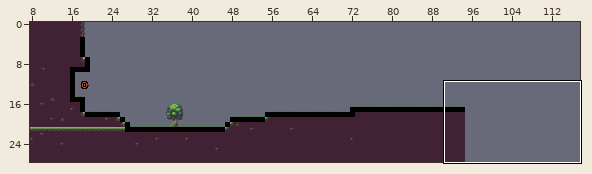
One commit to this LDtk project: map/map.ldtk. Above, an overview of the earlier version with the close-up marked.
Close-up. Before:
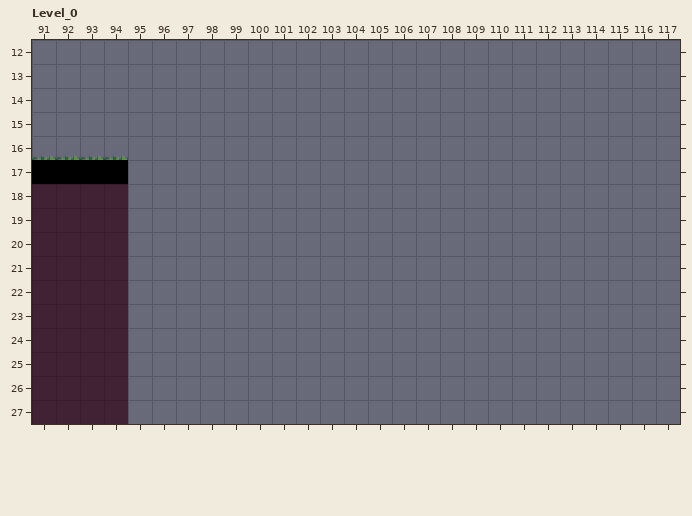
Cells are 16x16 px. Shown: Level_0 x 91..117, y 12..27. The commit also changed other parts of the map, which this record leaves out.
The same view after the edit:
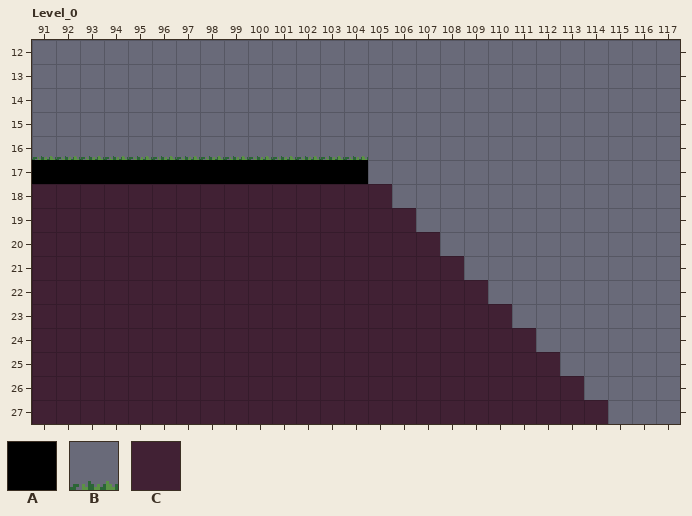
Key: from "Grid_set": A 1; from "Map": B 3, C 132.
_ is an empty cell.
What changed:
Layer "Tiles":
The edit adds tile B in row 16 at x 95 to 104.
The edit adds tile C in row 18 at x 95 to 105; in row 19 at x 95 to 106; in row 20 at x 95 to 107; in row 21 at x 95 to 108; in row 22 at x 95 to 109; in row 23 at x 95 to 110.
The edit adds tile C in row 24 at x 95 to 111; in row 25 at x 95 to 112; in row 26 at x 95 to 113; in row 27 at x 95 to 114.
Layer "Grid_set":
The edit adds tile A in row 17 at x 95 to 104.
Boxes around the changes in both close-ups, in picture pixels (x1, y1, x2, y2):
added: (128, 156, 608, 424)
